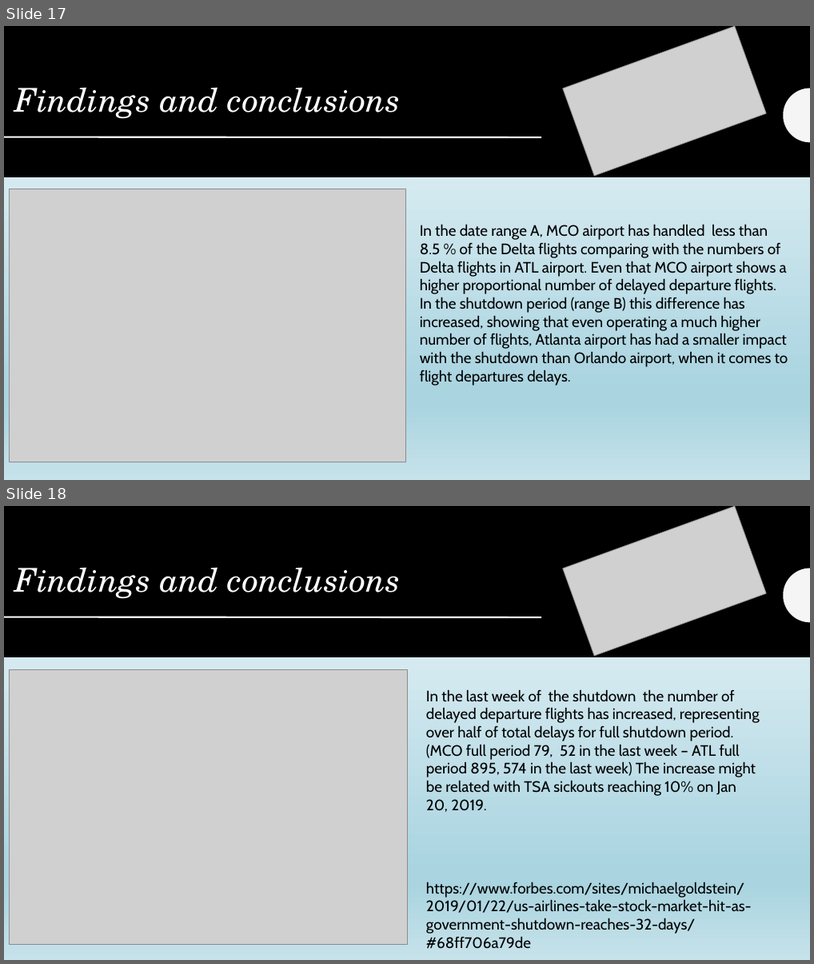
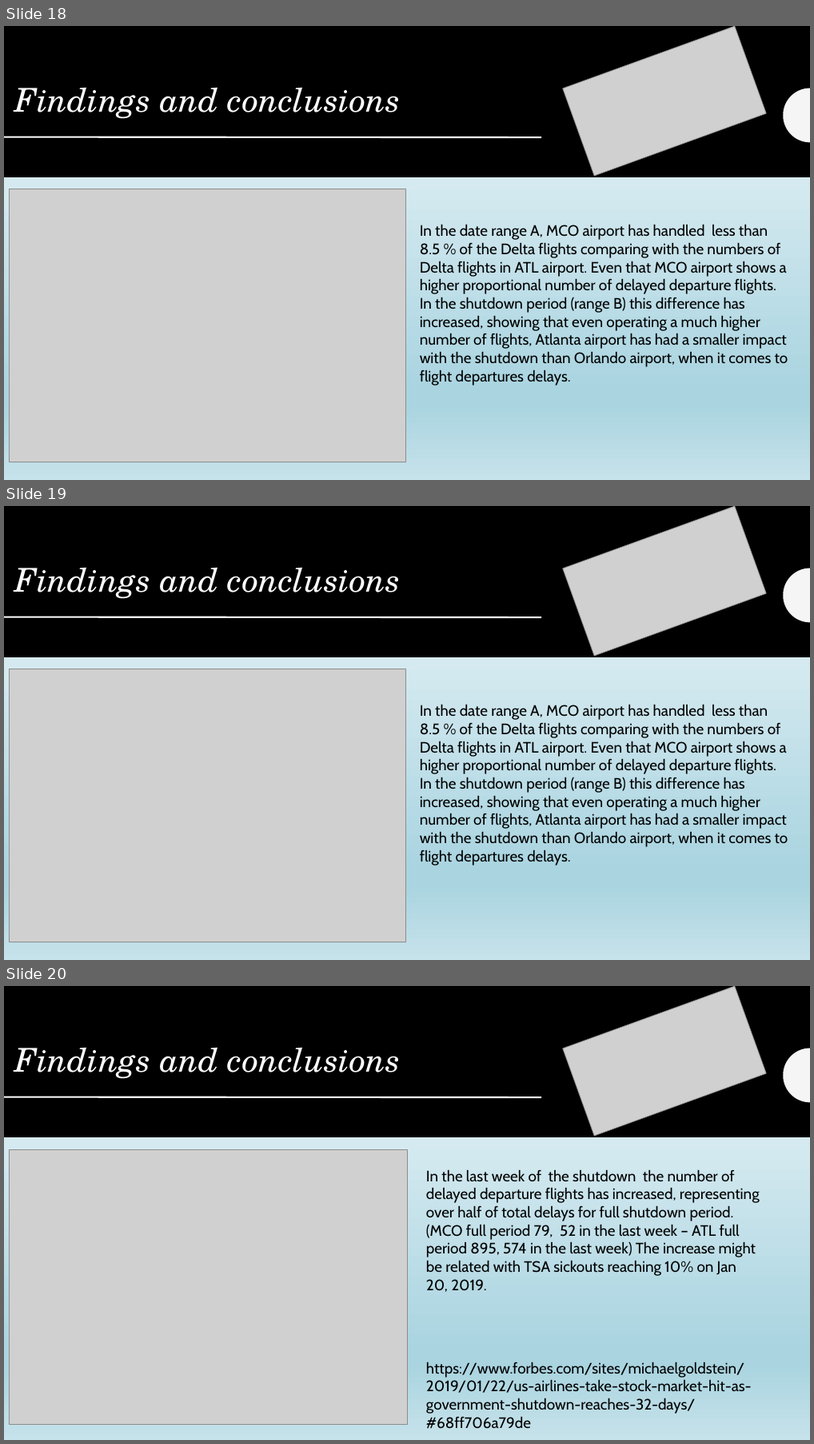
Before and after one commit to leannesevier/BAMF-Project-7, a slide deck: BAMF Presentation.pptx. Shown one above the other, each under a label of ours: slides 17 and 18 before the commit, slides 18, 19 and 20 after it. The pictures are 814x964 and 814x1444 pixels, drawn with LibreOffice and Linux fonts; fonts in the diff are those of the drawing; grey boxes stand for pictures. Boxes give left, top, right and bottom in pixels: in the first picture for what was removed or moved away, otherwise in the second. Text is boxed around its words. In the diff, an @@ line names an element or a change of style, - is before the commit and + after.

Commit message:
Updated

```diff
--- a/BAMF Presentation.pptx
+++ b/BAMF Presentation.pptx
@@ slide 19 added at box(4, 506, 810, 960), background gradient #F5FAFC to #A9D4E0 to #C6E2EA; not listed: 2 template elements that a slide beside it also shows @@
@@ rectangle added at box(4, 506, 810, 960), fill gradient #F5FAFC to #A9D4E0 to #C6E2EA @@
@@ rectangle added at box(4, 506, 810, 657), fill #000000 @@
@@ picture added at box(563, 506, 767, 656) @@
@@ title added at box(15, 568, 401, 599), 39 pt, text #FFFFFF, italic @@
+Findings and conclusions
@@ freeform shape added at box(784, 568, 810, 623), fill #F5F5F5 @@
@@ line added from (4, 616) to (542, 617), #FFFFFF 2 pt @@
@@ picture added at box(9, 668, 406, 941) @@
@@ text added at box(420, 704, 789, 865), 18 pt, text #000000 @@
+In the date range A, MCO airport has handled less than 8.5 % of the Delta flights comparing with the numbers of Delta flights in ATL airport. Even that MCO airport shows a higher proportional number of delayed departure flights.
+In the shutdown period (range B) this difference has increased, showing that even operating a much higher number of flights, Atlanta airport has had a smaller impact with the shutdown than Orlando airport, when it comes to flight departures delays.
@@ what was slide 17 is now slide 18 @@
@@ what was slide 18 is now slide 20 @@
```
Also in this commit, not shown: 1 slide changed, 5 other slides added, 1 slide removed.
